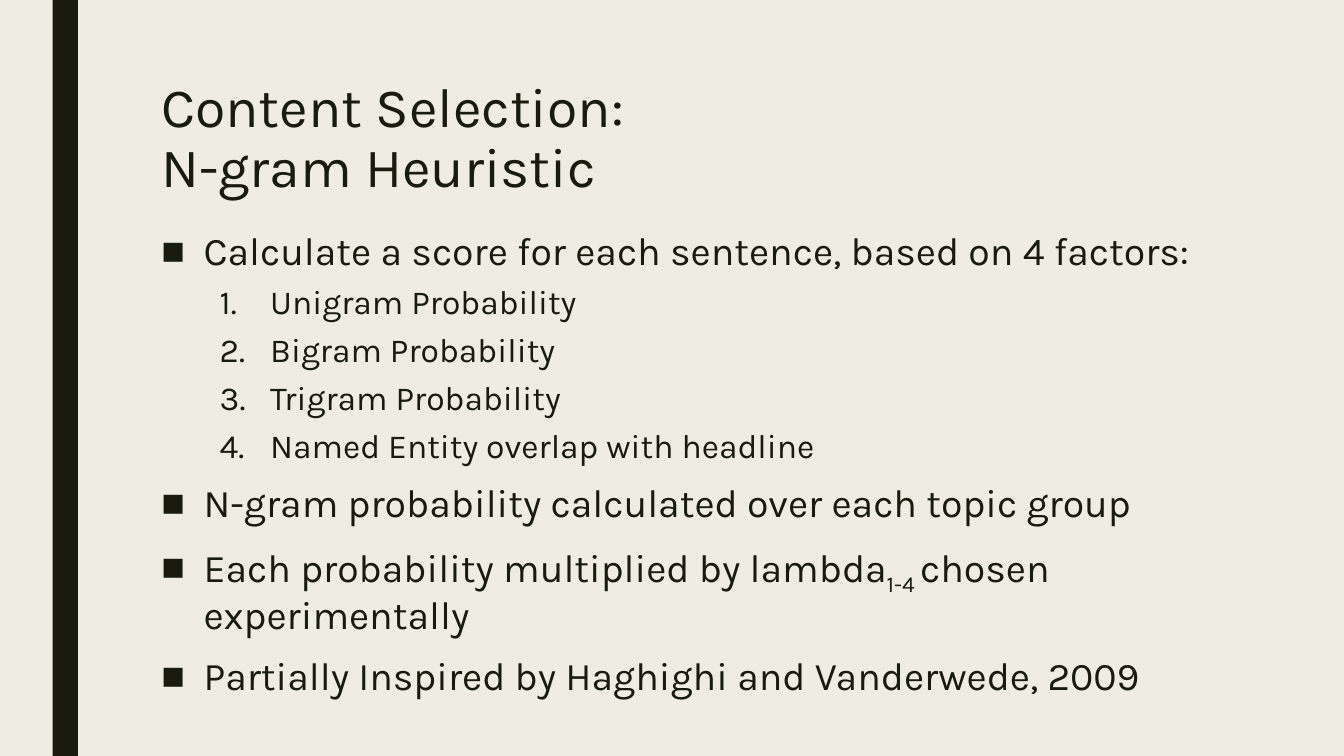
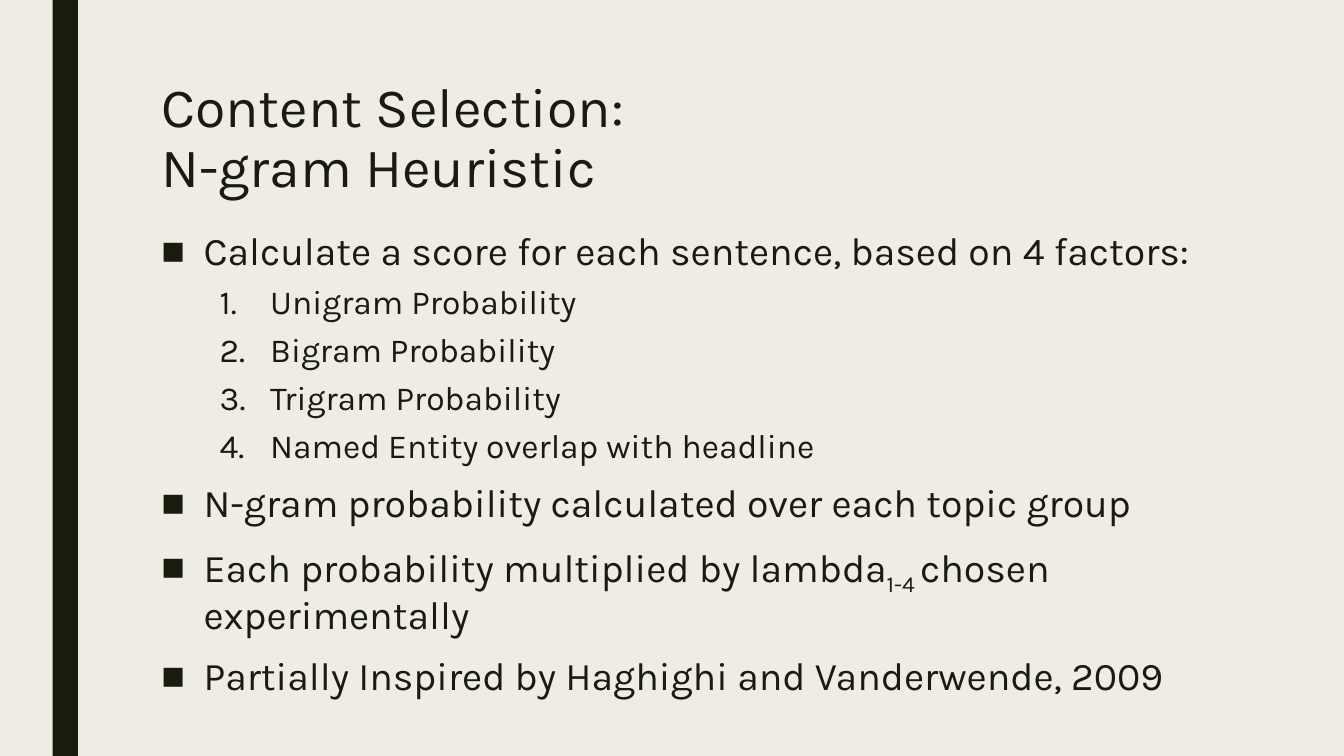
Before and after one commit to Mindful/ling-573, a slide deck: slide 10 of doc/D2_presentation.pptx. Drawn at 1344x756 pixels with LibreOffice and Linux fonts; fonts in the diff are those of the drawing. Boxes give left, top, right and bottom in pixels: in the first picture for what was removed or moved away, otherwise in the second. Text is boxed around its words. In the diff, an @@ line names an element or a change of style, - is before the commit and + after.

```diff
--- a/doc/D2_presentation.pptx
+++ b/doc/D2_presentation.pptx
@@ text at [204, 663, 1163, 700]: text changed @@
-■ Partially Inspired by Haghighi and Vanderwede, 2009
+■ Partially Inspired by Haghighi and Vanderwende, 2009
```
